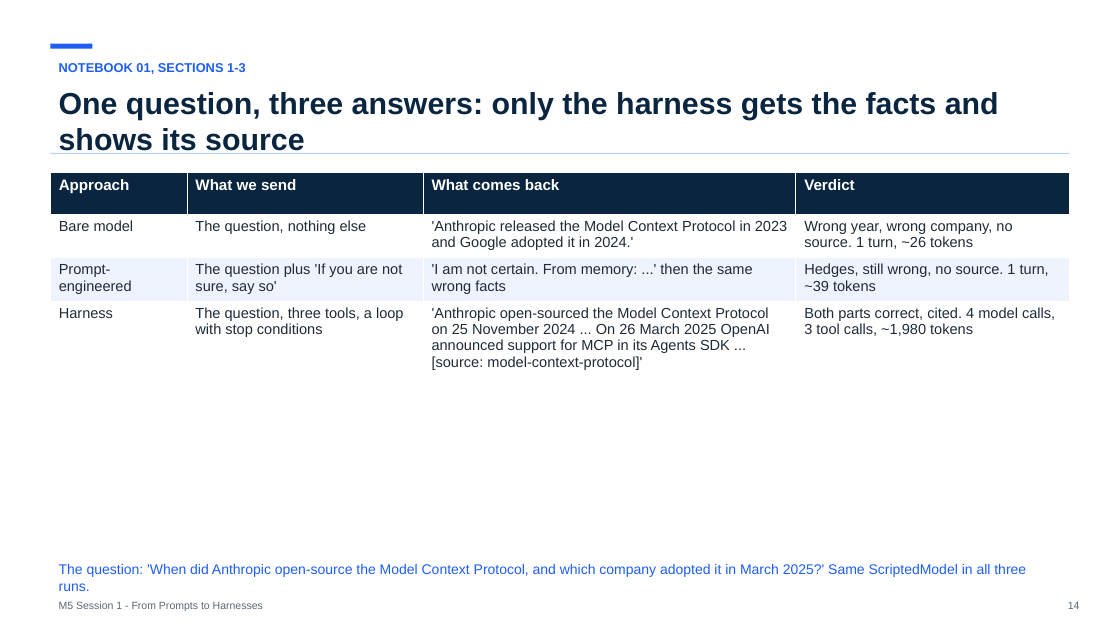
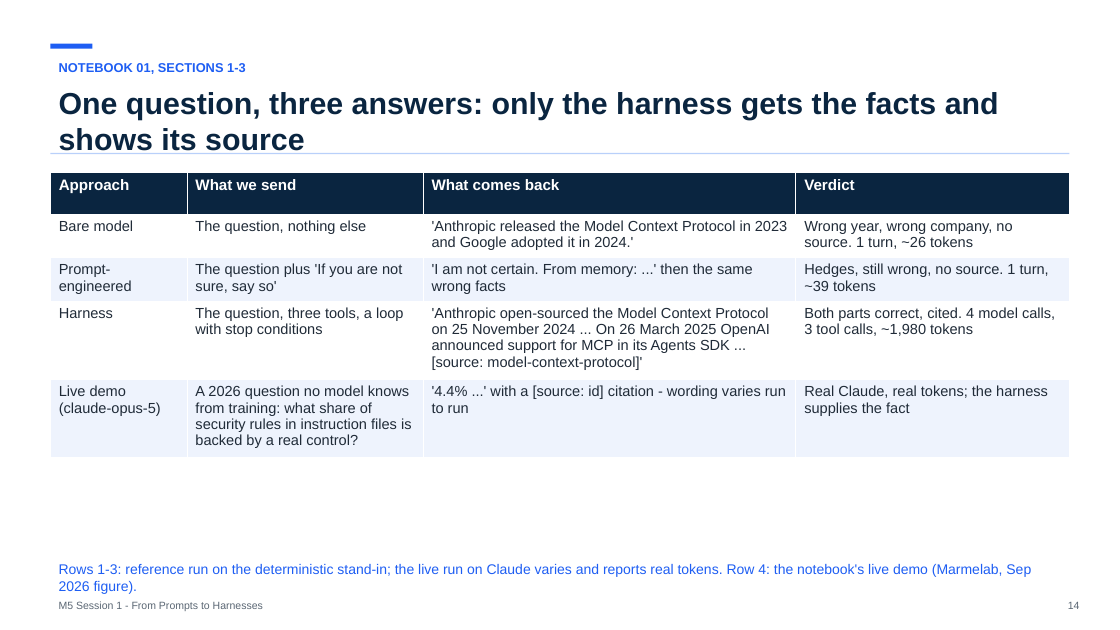
Before and after one commit to maglionejm/fontys-tech-exercises, a slide deck: slide 14 of presentations/m5-session-1-from-prompts-to-harnesses.pptx. Drawn at 1120x630 pixels with LibreOffice and Linux fonts; fonts in the diff are those of the drawing. Boxes give left, top, right and bottom in pixels: in the first picture for what was removed or moved away, otherwise in the second. Text is boxed around its words. In the diff, an @@ line names an element or a change of style, - is before the commit and + after.

```diff
--- a/presentations/m5-session-1-from-prompts-to-harnesses.pptx
+++ b/presentations/m5-session-1-from-prompts-to-harnesses.pptx
@@ table at (50,172,1070,452) @@
+row 5: Live demo (claude-opus-5) | A 2026 question no model knows from training: what share of security rules in instruction files is backed by a real control? | '4.4% ...' with a [source: id] citation - wording varies run to run | Real Claude, real tokens; the harness supplies the fact
@@ text at (59,564,1031,594): text changed @@
-The question: 'When did Anthropic open-source the Model Context Protocol, and which company adopted it in March 2025?' Same ScriptedModel in all three runs.
+Rows 1-3: reference run on the deterministic stand-in; the live run on Claude varies and reports real tokens. Row 4: the notebook's live demo (Marmelab, Sep 2026 figure).
```
Also in this commit, not shown: 6 other slides changed, 7 other files.
